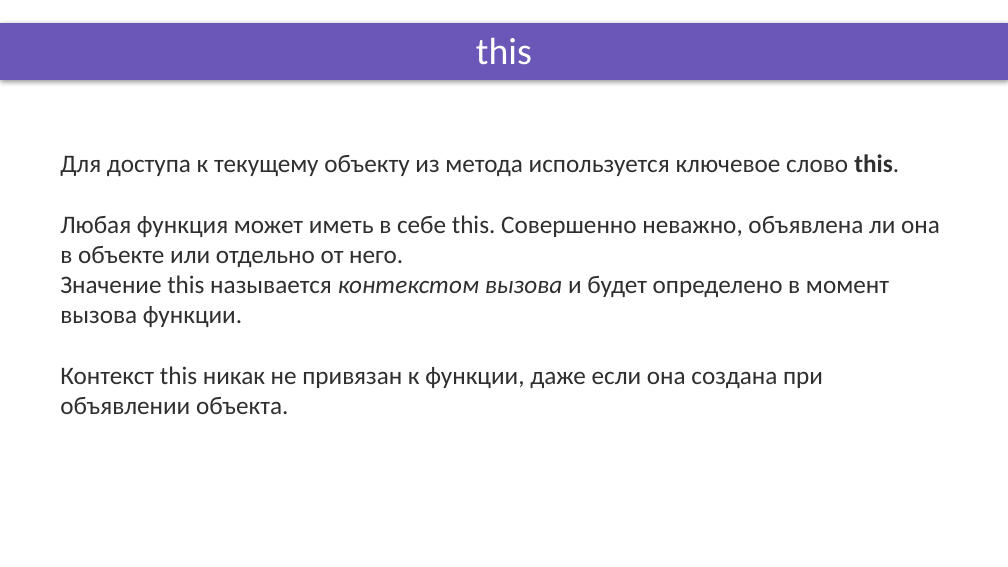
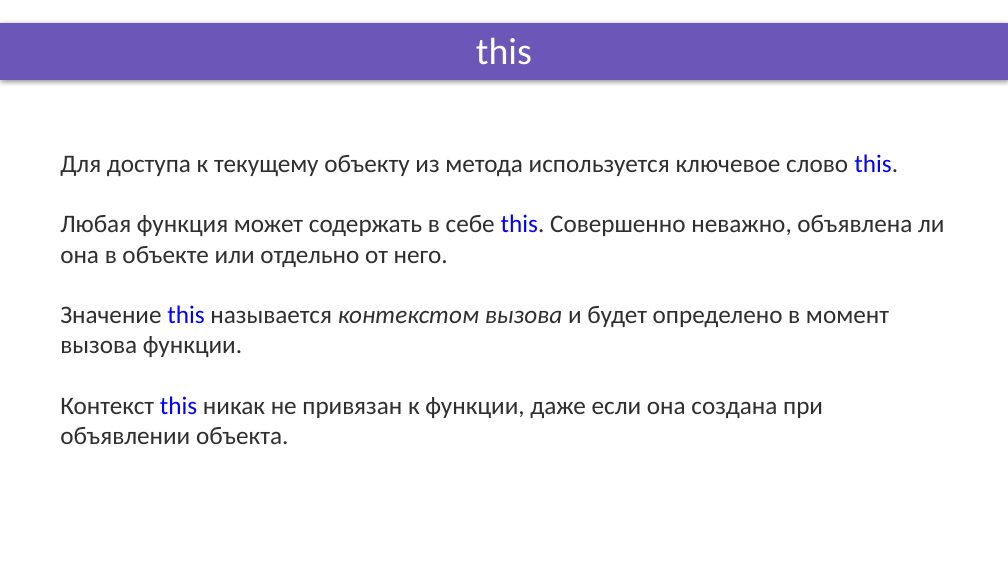
Before and after one commit to OleksandrPetryk/ignite, a slide deck: slide 3 of JS/003_lesson/Presentation/Object_methods.pptx. Drawn at 1008x567 pixels with LibreOffice and Linux fonts; fonts in the diff are those of the drawing; background and template pictures are left out. Boxes give left, top, right and bottom in pixels: in the first picture for what was removed or moved away, otherwise in the second. Text is boxed around its words. In the diff, an @@ line names an element or a change of style, - is before the commit and + after.

```diff
--- a/JS/003_lesson/Presentation/Object_methods.pptx
+++ b/JS/003_lesson/Presentation/Object_methods.pptx
@@ text at [60, 154, 898, 444]: text colour #2F2F2F to #0000FF in "this.", "this", "this"; bold off in "this." @@
@@ text at [60, 214, 944, 267]: text changed @@
-Любая функция может иметь в себе this. Совершенно неважно, объявлена ли она в объекте или отдельно от него.
+Любая функция может содержать в себе this. Совершенно неважно, объявлена ли она в объекте или отдельно от него.
```
Also in this commit, not shown: 2 other slides changed, 18 other files.
